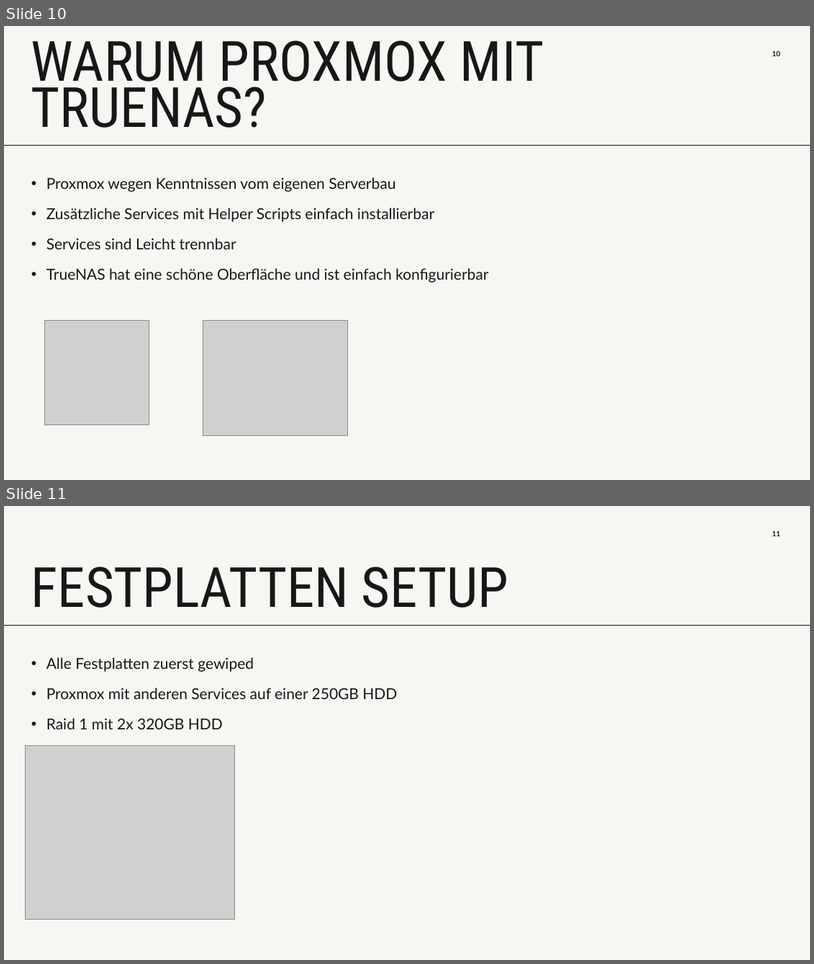
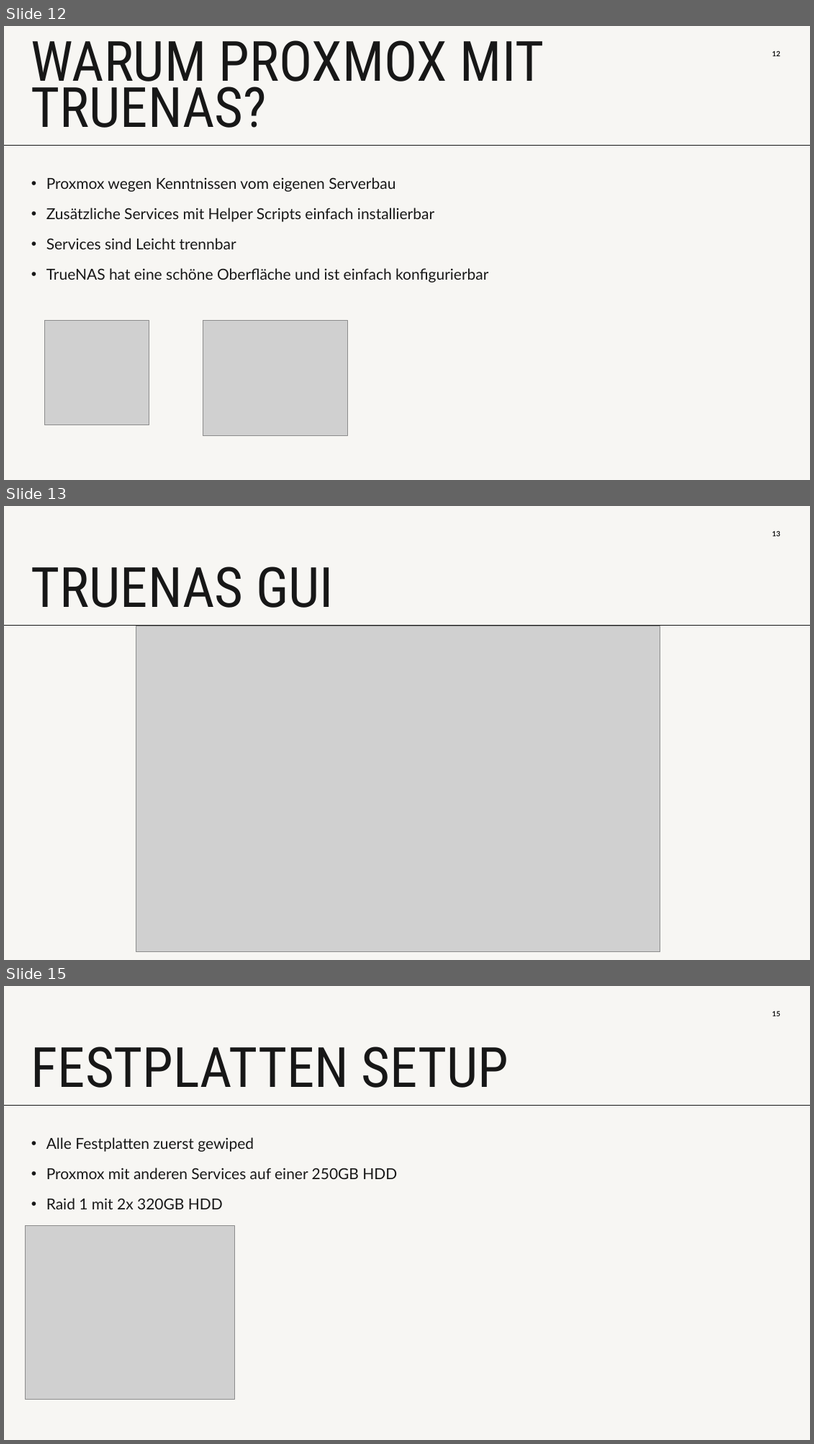
Before and after one commit to codesamu/HTL5, a slide deck: Labor/Signitzer/nas.pptx. Shown one above the other, each under a label of ours: slides 10 and 11 before the commit, slides 12, 13 and 15 after it; the slides between them are not shown. The pictures are 814x964 and 814x1444 pixels, drawn with LibreOffice and Linux fonts; fonts in the diff are those of the drawing; grey boxes stand for pictures. Boxes give left, top, right and bottom in pixels: in the first picture for what was removed or moved away, otherwise in the second. Text is boxed around its words. In the diff, an @@ line names an element or a change of style, - is before the commit and + after.

```diff
--- a/Labor/Signitzer/nas.pptx
+++ b/Labor/Signitzer/nas.pptx
@@ slide 13 added at bbox=[4, 506, 810, 960], background #F7F6F3; not listed: 1 template element that a slide beside it also shows @@
@@ page number added at bbox=[772, 531, 781, 536], 8.5 pt, text #171717, bold @@
+13
@@ title added at bbox=[31, 566, 334, 608], 66 pt, text #171717 @@
+TRUENAS GUI
@@ picture added at bbox=[136, 626, 661, 951] @@
@@ what was slide 10 is now slide 12 @@
@@ what was slide 11 is now slide 15 @@
@@ page number at bbox=[772, 1011, 781, 1016]: text changed @@
-11
+15
```
Also in this commit, not shown: 3 other slides added, 2 other files.
